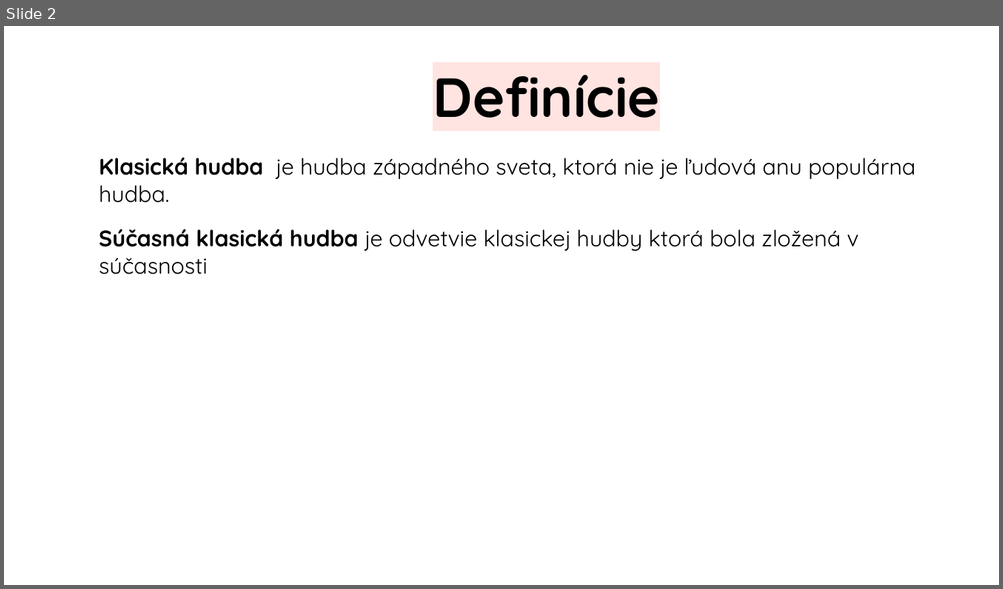
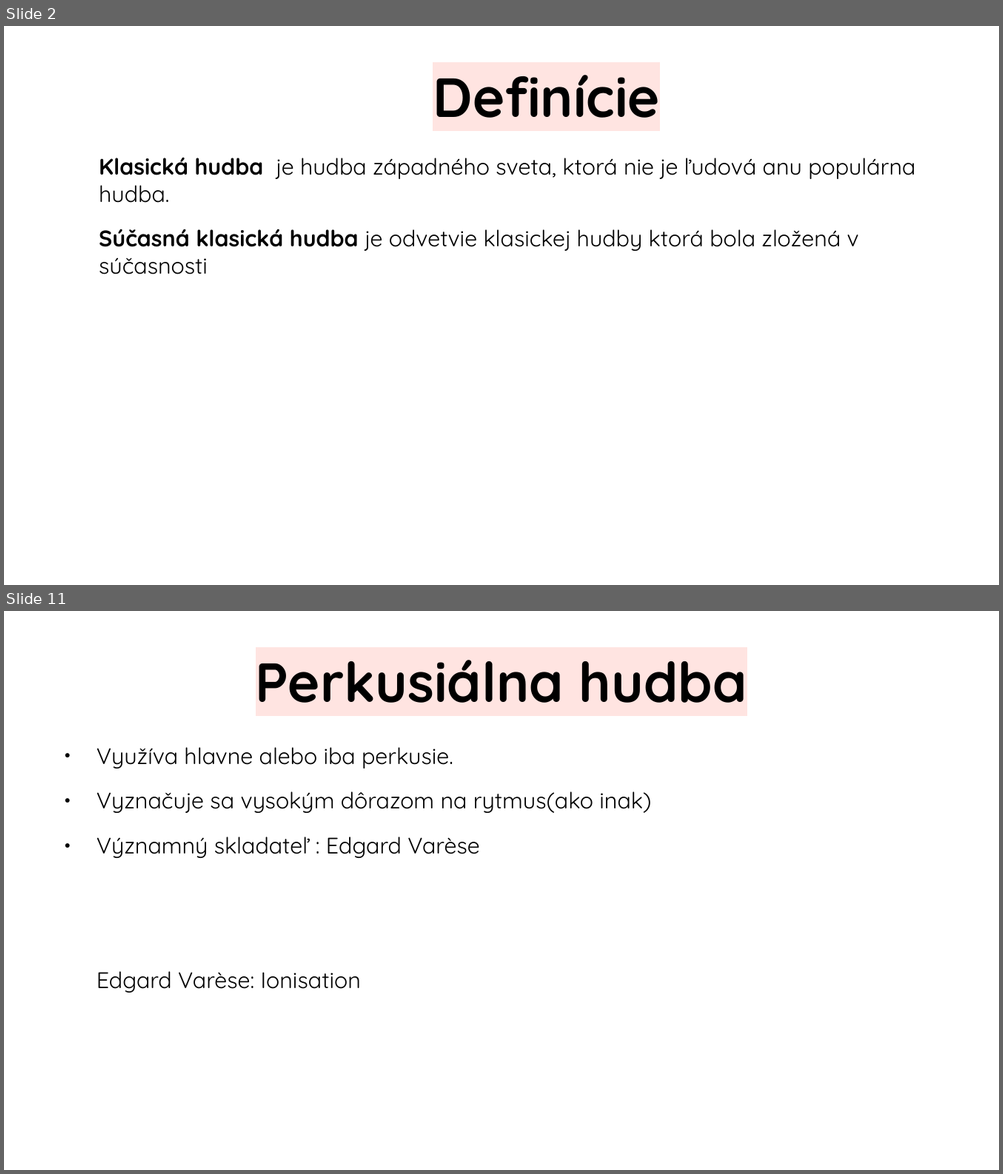
Before and after one commit to jenca-adam/skolskeveci, a slide deck: hudobna/sucasna-vazna-hudba/prezentazia.odp. Shown one above the other, each under a label of ours: slide 2 before the commit, slides 2 and 11 after it; the slides between them are not shown. The pictures are 1003x589 and 1003x1174 pixels, drawn with LibreOffice and Linux fonts; fonts in the diff are those of the drawing. Boxes give left, top, right and bottom in pixels: in the first picture for what was removed or moved away, otherwise in the second. Text is boxed around its words. In the diff, an @@ line names an element or a change of style, - is before the commit and + after.

```diff
--- a/hudobna/sucasna-vazna-hudba/prezentazia.odp
+++ b/hudobna/sucasna-vazna-hudba/prezentazia.odp
@@ slide 11 added at (4,611,999,1170), background #FFFFFF @@
@@ title added at (256,660,747,703), 44 pt, text #000000, bold @@
+Perkusiálna hudba
@@ text added at (96,747,651,993), 18 pt, text #000000 @@
+● Využíva hlavne alebo iba perkusie.
+● Vyznačuje sa vysokým dôrazom na rytmus(ako inak)
+● Významný skladateľ : Edgard Varèse
+Edgard Varèse: Ionisation
```
Also in this commit, not shown: 3 slides changed, 10 other slides added, 13 other files.
